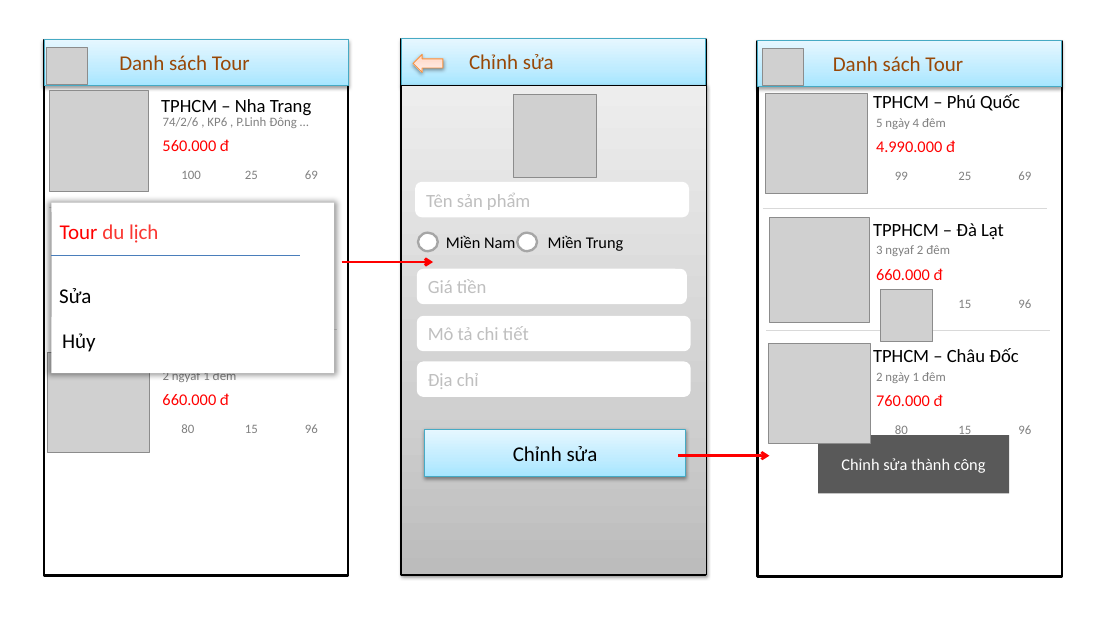
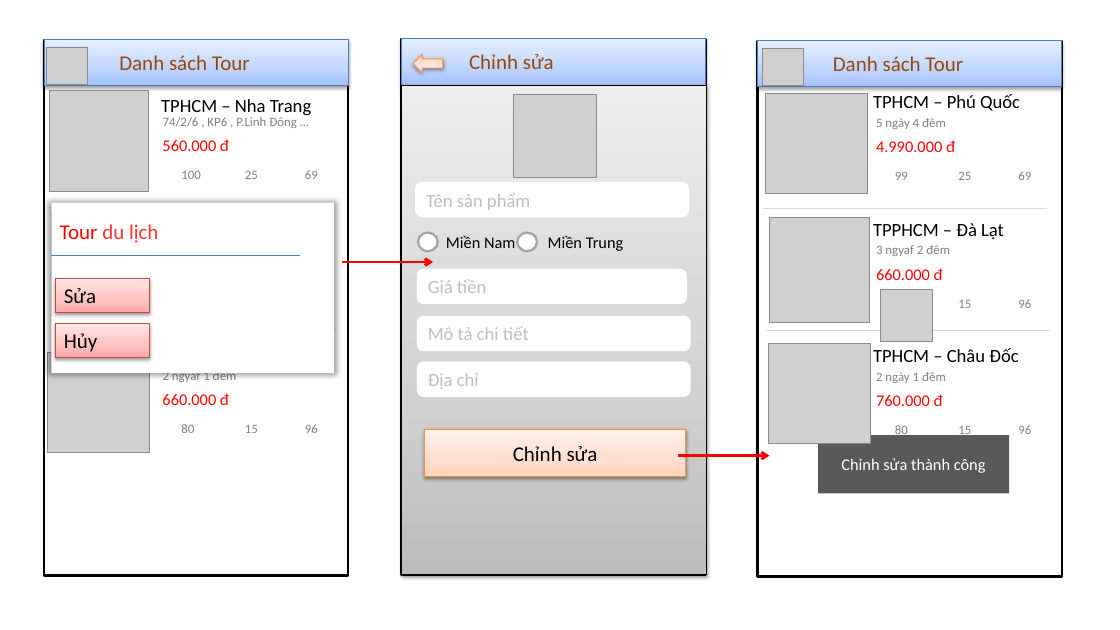
Before and after one commit to conghoangv624/Chuy-n-dd-nh-m-6, a slide deck: slide 19 of Document/CD1-Nhom6-Full.pptx (slide 15 before the commit). Drawn at 1120x630 pixels with LibreOffice and Linux fonts; fonts in the diff are those of the drawing; grey boxes stand for pictures; background and template pictures are left out. Boxes give left, top, right and bottom in pixels: in the first picture for what was removed or moved away, otherwise in the second. Text is boxed around its words. In the diff, an @@ line names an element or a change of style, - is before the commit and + after.

```diff
--- a/Document/CD1-Nhom6-Full.pptx
+++ b/Document/CD1-Nhom6-Full.pptx
@@ fill gradient #A7E6FF to #C1EDFF to #E7F8FF to gradient #A4C4FF to #BFD4FF to #E6EEFF; outline #46AAC5 0.75 pt to #4B7EBC 0.75 pt in 3 elements at (44, 39, 348, 86), (402, 39, 706, 85), (758, 40, 1062, 87) @@
@@ rectangle "Sửa": place and size @@
-rectangle "Sửa" at (59, 288, 91, 303)
+rectangle "Sửa" at (55, 279, 150, 313)
@@ rectangle "Sửa" at (55, 279, 150, 313): fill none to gradient #FFA6A5 to #FFC0BF to #FFE7E7; outline none to #BF4C48 0.75 pt; shadow on @@
@@ rectangle "Hủy" at (55, 323, 150, 357): fill none to gradient #FFA6A5 to #FFC0BF to #FFE7E7; outline none to #BF4C48 0.75 pt; shadow on @@
@@ rectangle "Hủy": place and size @@
-rectangle "Hủy" at (62, 333, 96, 352)
+rectangle "Hủy" at (55, 323, 150, 357)
@@ rectangle "Chỉnh sửa" at (425, 429, 686, 476): fill gradient #A7E6FF to #C1EDFF to #E7F8FF to gradient #FFD2BD to #FFDED0 to #FFF2ED; outline #46AAC5 0.75 pt to #F69240 0.75 pt @@
```
Also in this commit, not shown: 11 other slides changed, 7 slides added, 3 slides removed.
